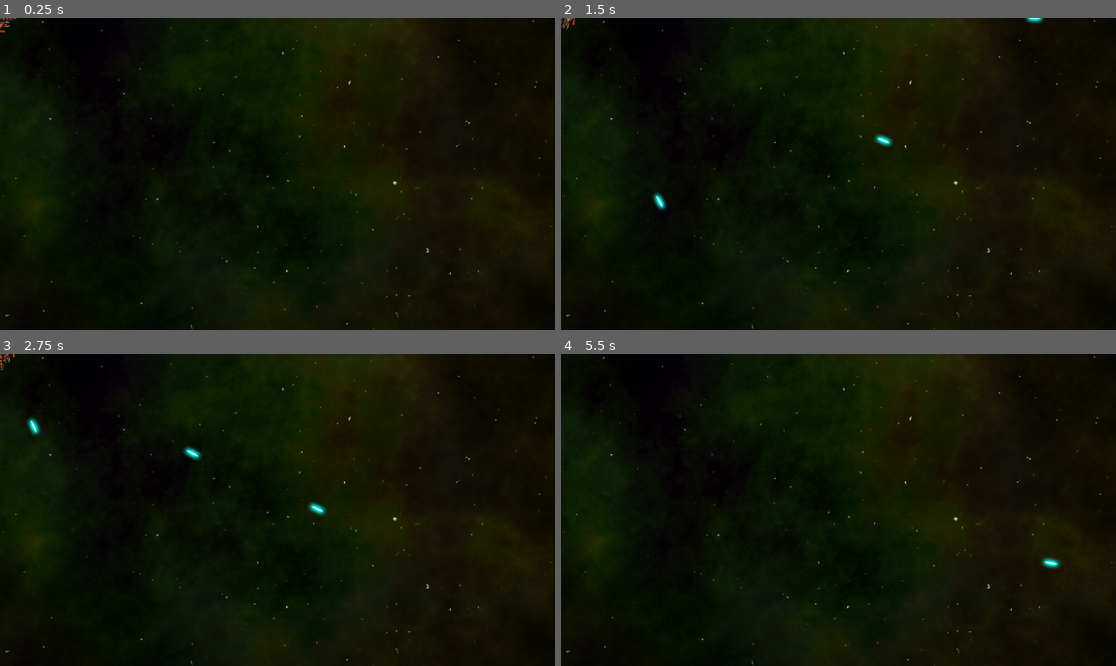
Above: before the commit, frames 1-4 (two rows, left to right).
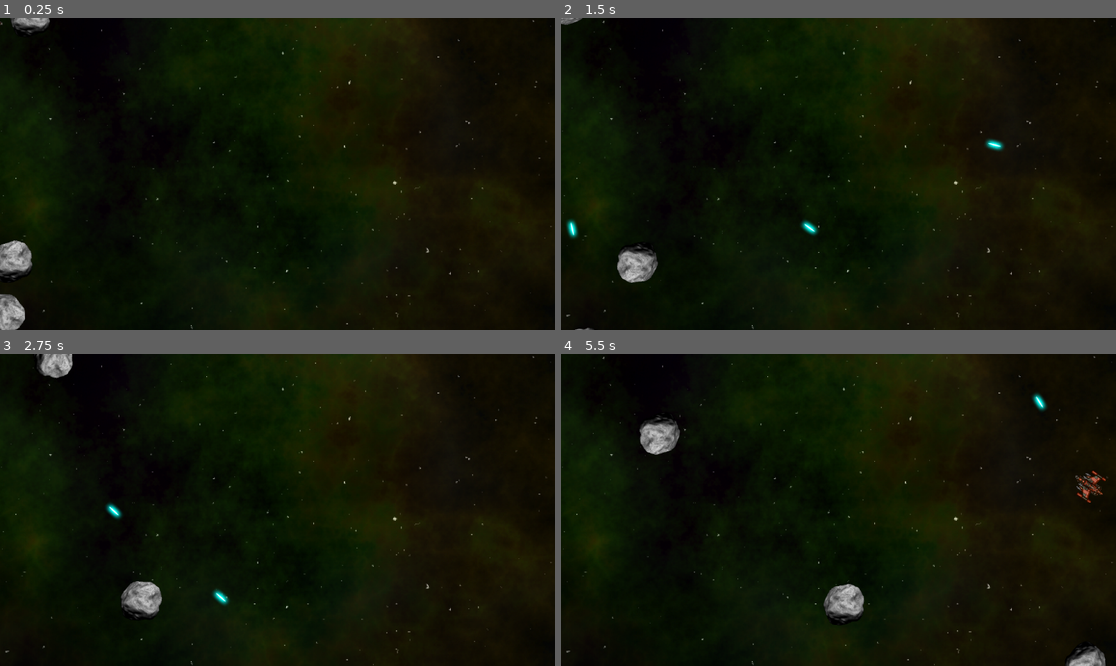
Above: after the commit, the same moments.

Repository: chai-enjoyer/Space-Rocks
Game: Godot game, scene res://scenes/main.tscn
Two runs of this game, one before a commit and one after it. Both use one fixed random seed, a clock stepped at 60 frames per second and the inputs below.
Inputs:
- Up to frame 1 (0.25 s): no input
- Up to frame 2 (1.5 s): hold D (rotate_right) 0.53-1.28 s; hold Space (shoot) 0.53-1.28 s; hold A (rotate_left) from 1.28 s (still down); tap Space (shoot) at 1.35 s
- Up to frame 3 (2.75 s): release A (rotate_left) at 2.03 s; hold D (rotate_right) from 2.03 s (still down); hold Space (shoot) from 2.03 s (still down)
- Up to frame 4 (5.5 s): release D (rotate_right) at 2.78 s; release Space (shoot) at 2.78 s; hold W (thrust) 2.78-3.53 s; tap Space (shoot) at 2.85, 4.35 s; hold Space (shoot) 3.53-4.28 s; hold A (rotate_left) from 3.53 s (still down); hold Space (shoot) from 5.03 s (still down)

The runs differ from the first frame. In frame 1, 1.3% of the frame differs, in the area x 0-10%, y 0-100%; in frame 2, 1.3%; in frame 3, 1.6%; in frame 4, 2.1%, in the area x 14-99%, y 12-100%.

Commit message:
Add rock spawning with path2D and PathFollow2D

Diff:
--- a/scenes/main.tscn
+++ b/scenes/main.tscn
@@ -1,12 +1,27 @@
-[gd_scene load_steps=3 format=3 uid="uid://c4nu8tr2qsfrl"]
+[gd_scene load_steps=6 format=3 uid="uid://c4nu8tr2qsfrl"]
 
 [ext_resource type="Texture2D" uid="uid://diq7bt765lfxn" path="res://assets/space_background.png" id="1_0wfyh"]
+[ext_resource type="Script" uid="uid://neycpeks83so" path="res://scripts/main.gd" id="1_jyhfs"]
 [ext_resource type="PackedScene" uid="uid://ddcx3bioe8kql" path="res://scenes/player.tscn" id="2_sugp2"]
+[ext_resource type="PackedScene" uid="uid://bwrcnfn4wnolb" path="res://scenes/rock.tscn" id="2_tbgi4"]
+
+[sub_resource type="Curve2D" id="Curve2D_0wfyh"]
+_data = {
+"points": PackedVector2Array(0, 0, 0, 0, 0, 0, 0, 0, 0, 0, 1152, 0, 0, 0, 0, 0, 1152, 648, 0, 0, 0, 0, 0, 648, 0, 0, 0, 0, 0, 0)
+}
+point_count = 5
 
 [node name="Main" type="Node"]
+script = ExtResource("1_jyhfs")
+rock_scene = ExtResource("2_tbgi4")
 
 [node name="Sprite2D" type="Sprite2D" parent="."]
 scale = Vector2(2, 2)
 texture = ExtResource("1_0wfyh")
 
 [node name="Player" parent="." instance=ExtResource("2_sugp2")]
+
+[node name="RockPath" type="Path2D" parent="."]
+curve = SubResource("Curve2D_0wfyh")
+
+[node name="RockSpawn" type="PathFollow2D" parent="RockPath"]
--- /dev/null
+++ b/scripts/main.gd
@@ -0,0 +1,21 @@
+extends Node
+
+@export var rock_scene : PackedScene
+
+var screensize = Vector2.ZERO
+
+func _ready() -> void:
+	screensize = get_viewport().get_visible_rect().size
+	for i in 3:
+		spawn_rock(3)
+
+func spawn_rock(size, pos=null, vel=null) -> void:
+	if pos == null:
+		$RockPath/RockSpawn.progress = randi()
+		pos = $RockPath/RockSpawn.position
+	if vel == null:
+		vel = Vector2.RIGHT.rotated(randf_range(0, TAU)) * randf_range(50, 125)
+	var r = rock_scene.instantiate()
+	r.screensize = screensize
+	r.start(pos, vel, size)
+	call_deferred("add_child", r)
Not shown, added: scripts/main.gd.uid
